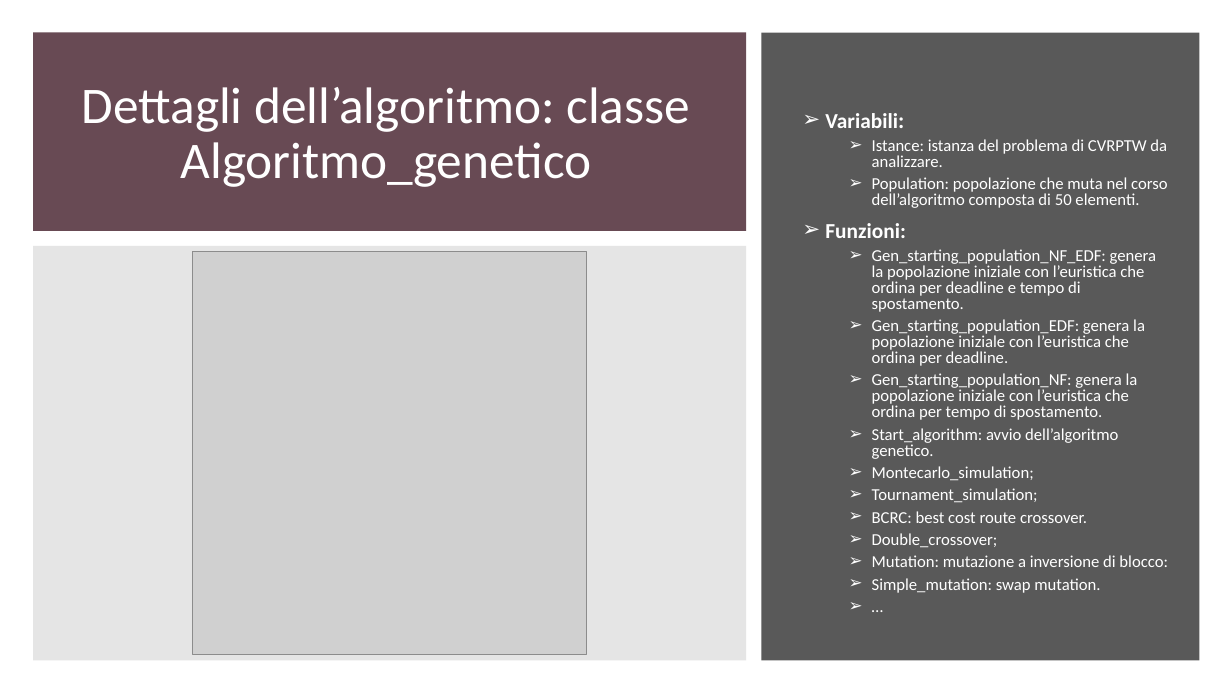
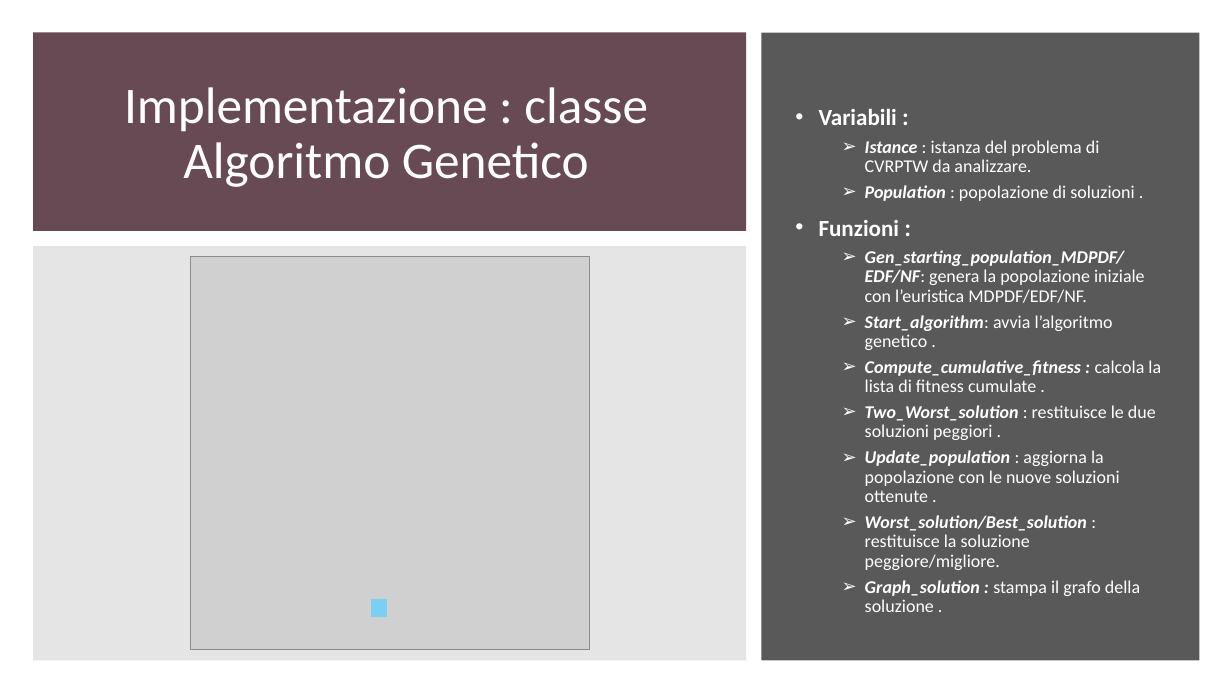
Before and after one commit to gdr-98/Greedy-heuristics-and-genetic-algorithm-for-a-CVRPTW-problem-resolution-, a slide deck: slide 22 of Power_point_nik.pptx (slide 20 before the commit). Drawn at 1232x693 pixels with LibreOffice and Linux fonts; fonts in the diff are those of the drawing; grey boxes stand for pictures. Boxes give left, top, right and bottom in pixels: in the first picture for what was removed or moved away, otherwise in the second. Text is boxed around its words. In the diff, an @@ line names an element or a change of style, - is before the commit and + after.

Commit message:
Aggiunta algoritmo eurisitca e class diagram

```diff
--- a/Power_point_nik.pptx
+++ b/Power_point_nik.pptx
@@ title at <box>124,87,648,187</box>: text changed @@
-Dettagli dell’algoritmo: classe Algoritmo_genetico
+Implementazione : classe Algoritmo Genetico
@@ text at <box>819,109,1161,612</box>: text changed; size 12.9 to 14 pt @@
-➢ Variabili:
-  ➢ Istance: istanza del problema di CVRPTW da analizzare.
-  ➢ Population: popolazione che muta nel corso dell’algoritmo composta di 50 elementi.
-➢ Funzioni:
-  ➢ Gen_starting_population_NF_EDF: genera la popolazione iniziale con l’euristica che ordina per deadline e tempo di spostamento.
-  ➢ Gen_starting_population_EDF: genera la popolazione iniziale con l’euristica che ordina per deadline.
-  ➢ Gen_starting_population_NF: genera la popolazione iniziale con l’euristica che ordina per tempo di spostamento.
-  ➢ Start_algorithm: avvio dell’algoritmo genetico.
-  ➢ Montecarlo_simulation;
-  ➢ Tournament_simulation;
-  ➢ BCRC: best cost route crossover.
-  ➢ Double_crossover;
-  ➢ Mutation: mutazione a inversione di blocco:
-  ➢ Simple_mutation: swap mutation.
-  ➢ …
+• Variabili :
+  ➢ Istance : istanza del problema di CVRPTW da analizzare.
+  ➢ Population : popolazione di soluzioni .
+• Funzioni :
+  ➢ Gen_starting_population_MDPDF/EDF/NF: genera la popolazione iniziale con l’euristica MDPDF/EDF/NF.
+  ➢ Start_algorithm: avvia l’algoritmo genetico .
+  ➢ Compute_cumulative_fitness : calcola la lista di fitness cumulate .
+  ➢ Two_Worst_solution : restituisce le due soluzioni peggiori .
+  ➢ Update_population : aggiorna la popolazione con le nuove soluzioni ottenute .
+  ➢ Worst_solution/Best_solution : restituisce la soluzione peggiore/migliore.
+  ➢ Graph_solution : stampa il grafo della soluzione .
@@ picture: place and size @@
-picture at <box>193,251,587,654</box>
+picture at <box>190,257,590,650</box>
@@ rectangle added at <box>372,600,386,616</box>, fill #7ACFF5, outline #7ACFF5 1 pt @@
```
Also in this commit, not shown: 14 other slides changed, 8 slides added, 5 slides removed.
